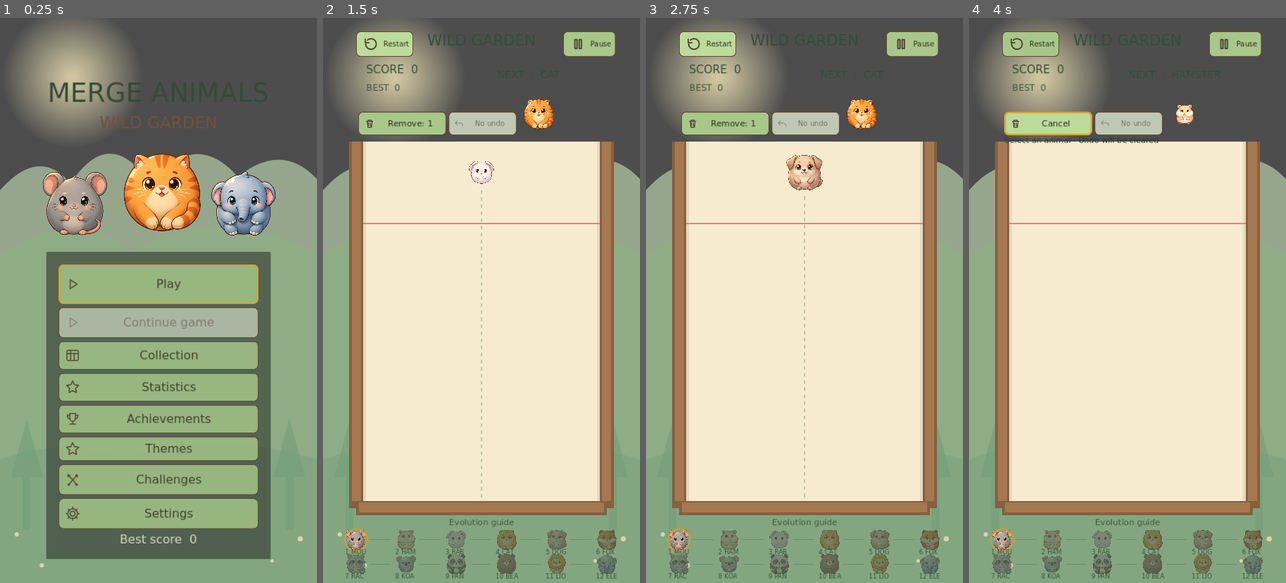
Above: before the commit, frames 1-4 (left to right).
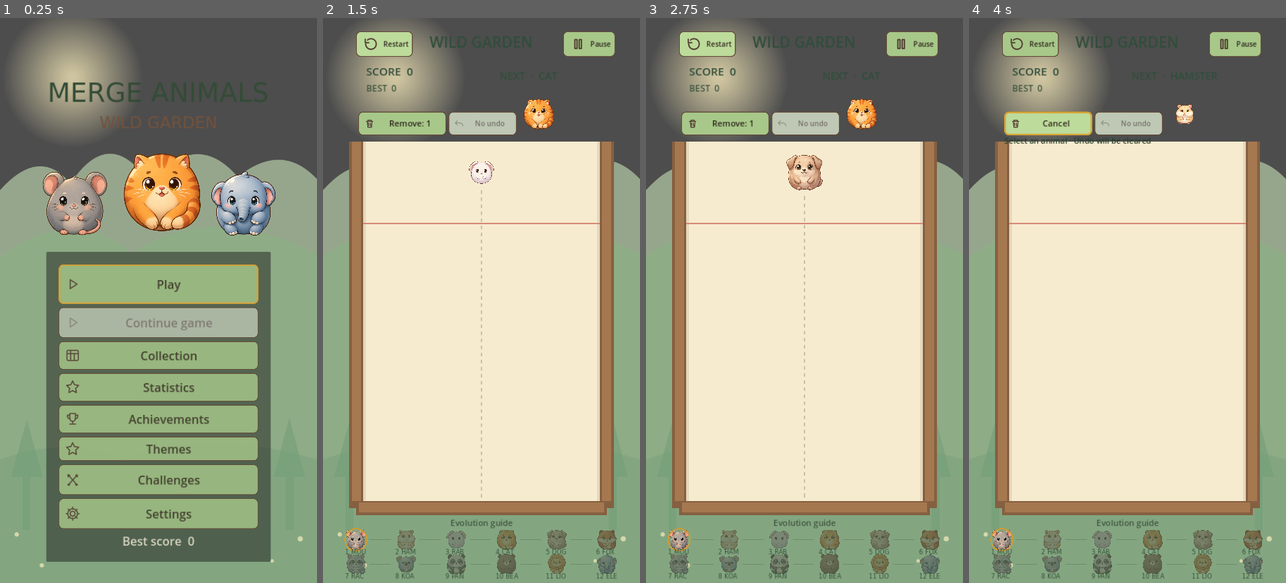
Above: after the commit, the same moments.

Repository: sandikovcusu-commits/MergeAnimal
Game: Godot game, scene res://scenes/ui/MainMenu.tscn
Two runs of this game, one before a commit and one after it. Both use one fixed random seed, a clock stepped at 60 frames per second and the inputs below.
Inputs:
- Up to frame 1 (0.25 s): no input
- Up to frame 2 (1.5 s): click "Play" at 0.5 s; click "Restart" at 1.25 s
- Up to frame 3 (2.75 s): click "Restart" at 2 s
- Up to frame 4 (4 s): click "Restart" at 2.75 s; click "Remove: 1" at 3.5 s

The runs differ from the first frame. In frame 1, 1.8% of the frame differs, in the area x 14-86%, y 46-97%; in frame 2, 0.8%; in frame 3, 0.8%; in frame 4, 0.9%.

Commit message:
Set Unicode font at runtime after asset import
Co-authored-by: arena-agent <297053741+arena-agent@users.noreply.github.com>

Diff:
--- a/MergeAnimals/project.godot
+++ b/MergeAnimals/project.godot
@@ -15,9 +15,6 @@
 window/stretch/aspect="keep"
 window/handheld/orientation=1
 
-[gui]
-theme/custom_font="res://assets/fonts/DejaVuSans.ttf"
-
 [physics]
 common/physics_ticks_per_second=120
 
--- a/MergeAnimals/scripts/ui/SettingsStore.gd
+++ b/MergeAnimals/scripts/ui/SettingsStore.gd
@@ -23,6 +23,7 @@
 		cfg.set_value("settings", key, values.get(key, DEFAULTS[key]))
 	return cfg.save(path)
 static func apply(values: Dictionary) -> void:
+	ThemeDB.fallback_font = preload("res://assets/fonts/DejaVuSans.ttf")
 	UIStrings.install()
 	TranslationServer.set_locale(values.language)
 	for bus in ["Music", "SFX"]:
--- a/MergeAnimals/tests/integration/day650_localization.gd
+++ b/MergeAnimals/tests/integration/day650_localization.gd
@@ -29,7 +29,8 @@
 		for def in AchievementManager.definitions():
 			check(not def.localized_title().is_empty() and not def.localized_title().begins_with("ACH_") and not def.localized_description().begins_with("ACH_"), "%s %s achievement text resolved" % [locale, def.id])
 	var glyphs := "ƏəİıÖöÜüĞğÇçŞşАяЁё"
-	var font := preload("res://assets/fonts/DejaVuSans.ttf")
+	SettingsStore.apply(SettingsStore.load_values())
+	var font := ThemeDB.fallback_font
 	var absent := ""
 	for i in range(glyphs.length()):
 		if not font.has_char(glyphs.unicode_at(i)): absent += glyphs.substr(i, 1)
